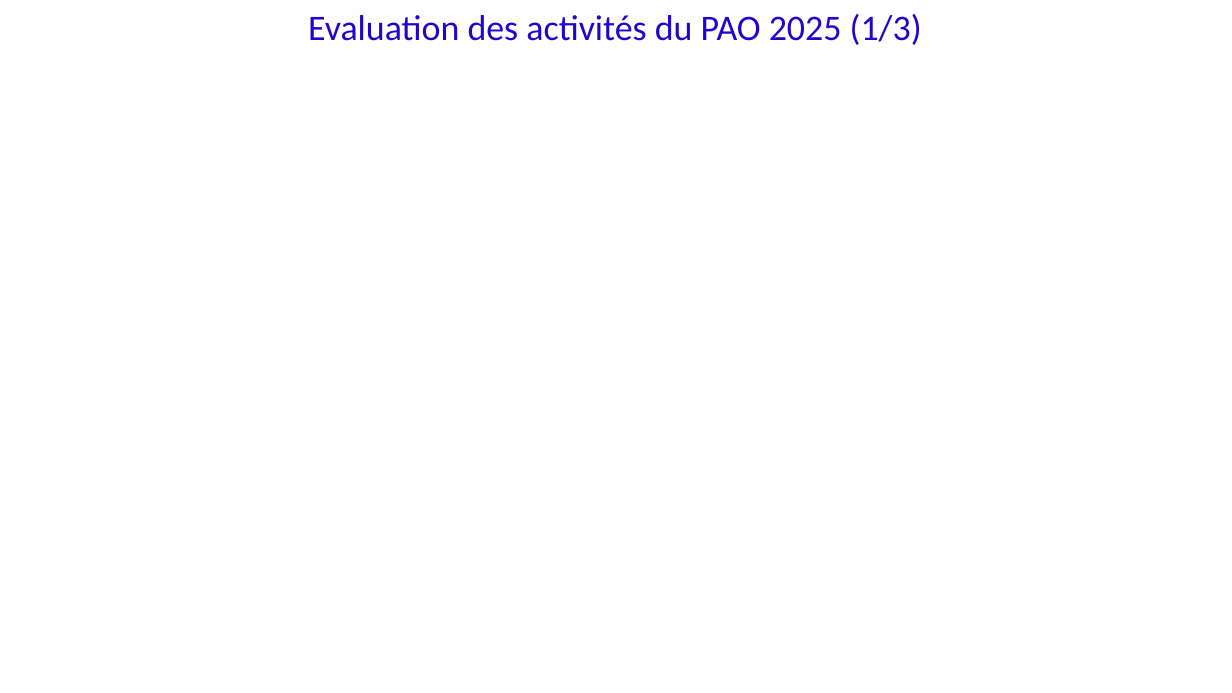
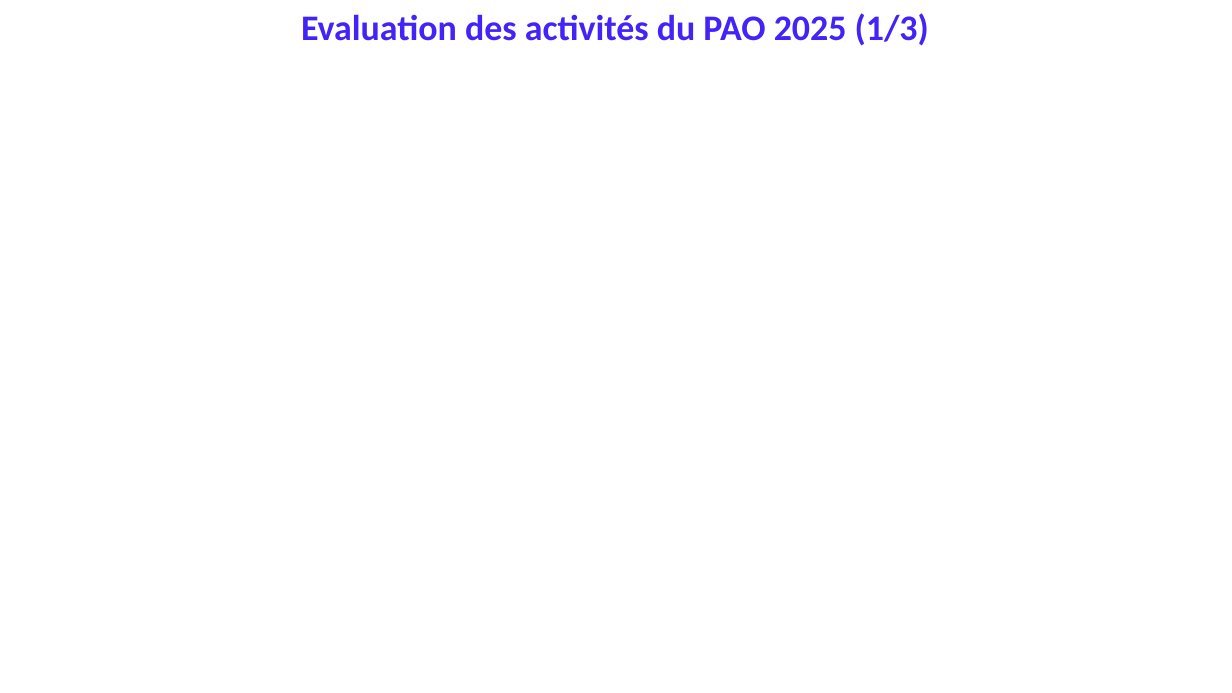
Before and after one commit to WHO-IST-CA/revue_annuelle, a slide deck: slide 5 of docs/epi/presentations/j1/Revue annuelle-PEV_qualité des données-14122025.pptx (slide 4 before the commit). Drawn at 1232x693 pixels with LibreOffice and Linux fonts; fonts in the diff are those of the drawing; background and template pictures are left out. Boxes give left, top, right and bottom in pixels: in the first picture for what was removed or moved away, otherwise in the second. Text is boxed around its words. In the diff, an @@ line names an element or a change of style, - is before the commit and + after.

```diff
--- a/docs/epi/presentations/j1/Revue annuelle-PEV_qualité des données-14122025.pptx
+++ b/docs/epi/presentations/j1/Revue annuelle-PEV_qualité des données-14122025.pptx
@@ title "Evaluation des activités du PAO ..." at (301, 13, 929, 46): text colour #2205CD to #4224F8, bold on @@
```
Also in this commit, not shown: 16 other slides changed, 6 slides added, 1 slide removed, 1 other file.
